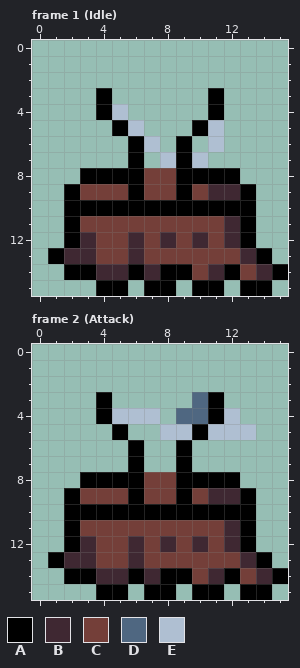
One commit to this pixel-art file: WizardsAgainstTheWorld/Assets/Sprites/Towers/SlingTower.aseprite. That is the earlier state.
16x16 pixels, 3 frames. Shown: frame 1 (Idle), frame 2 (Attack). The commit also changed other frames, which this record leaves out.
Palette (. is transparent): A #000000  B #3f2832  C #743f39  D #4f6781  E #afbfd2
Pixels before, frame 1 (Idle), first column x 1:
 3 ...A......A....
 4 ...AE.....A....
 5 ....AE...AE....
 6 .....AE.A.E....
 7 .....A.EAE.....
 8 ..AAAACCAAAA...
 9 .ACCCACCACBBA..
10 .AAAAAAAAAAAA..
11 .ACCCCCCCCCBA..
12 .ABCCBCBCBCBA..
13 ABBCCBCCCCCCBA.
14 .AABBABAACBACBA
15 ...AA.AA.AA.AA.
Pixels before, frame 2 (Attack), first column x 1:
 3 ...A.....DA....
 4 ...AEEE.DDAE...
 5 ....A..EEAEEE..
 6 .....A..A......
 7 .....A..A......
 8 ..AAAACCAAAA...
 9 .ACCCACCACBBA..
10 .AAAAAAAAAAAA..
11 .ACCCCCCCCCBA..
12 .ABCCBCBCBCBA..
13 ABBCCBCCCCCCBA.
14 .AABBABAACBACBA
15 ...AA.AA.AA.AA.
Now the later version:
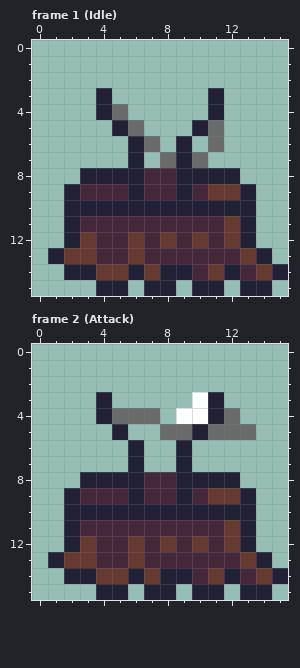
From old to new:
colour A: #000000 -> #222034
colour B: #3f2832 -> #663931
colour C: #743f39 -> #45283c
colour D: #4f6781 -> #ffffff
colour E: #afbfd2 -> #696a6a
